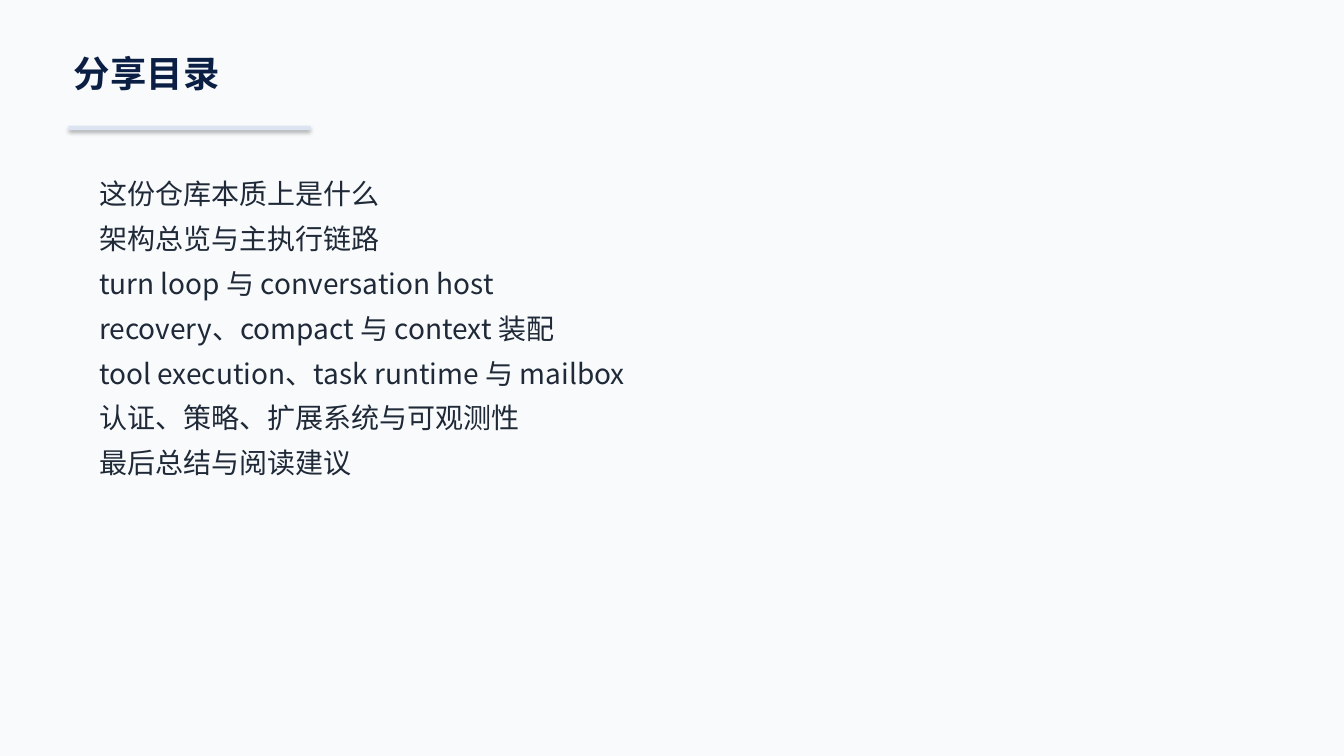
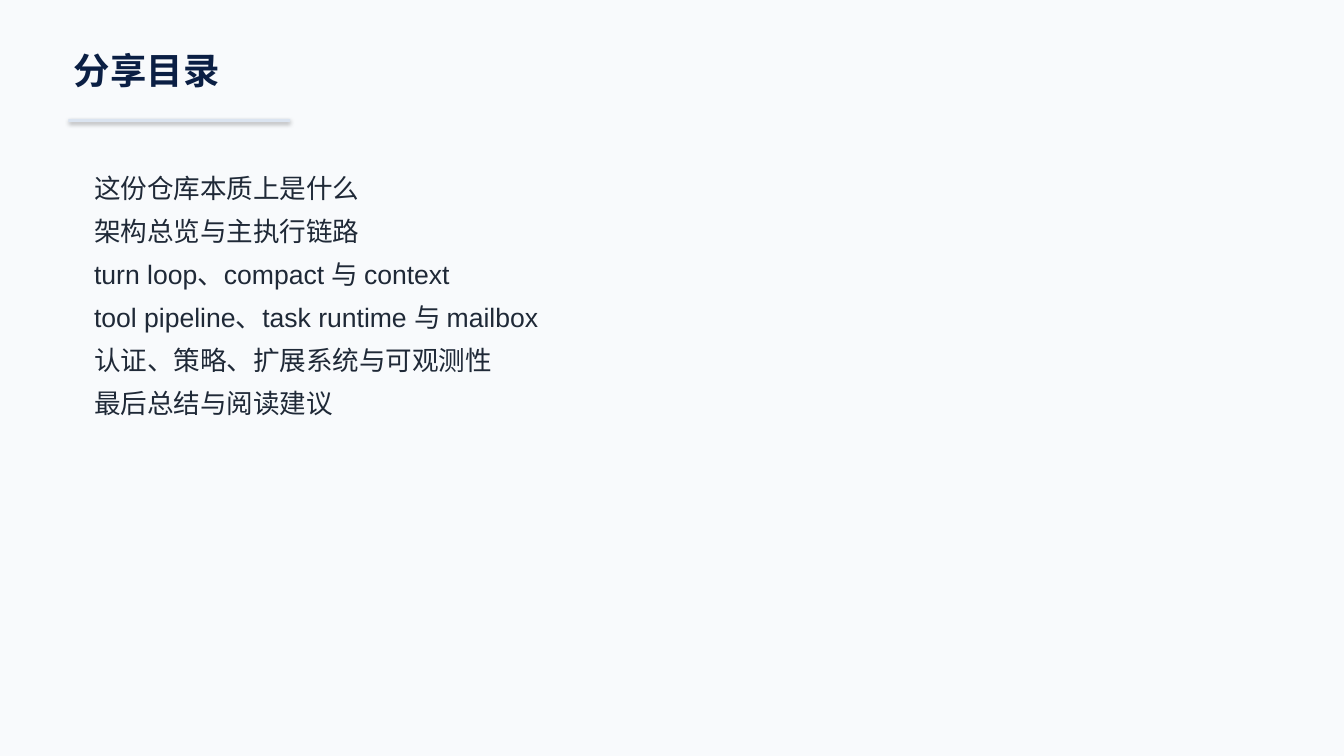
Before and after one commit to boboliu-1010/ccode, a slide deck: slide 2 of docs/zh/00-代码总览与运行时走读-WPS兼容版.pptx. Drawn at 1344x756 pixels with LibreOffice and Linux fonts; fonts in the diff are those of the drawing. Boxes give left, top, right and bottom in pixels: in the first picture for what was removed or moved away, otherwise in the second. Text is boxed around its words. In the diff, an @@ line names an element or a change of style, - is before the commit and + after.

```diff
--- a/docs/zh/00-代码总览与运行时走读-WPS兼容版.pptx
+++ b/docs/zh/00-代码总览与运行时走读-WPS兼容版.pptx
@@ text "分享目录" at [74,53,220,88]: font Noto Sans CJK SC to Arial @@
@@ rectangle: place and size @@
-rectangle at [69,126,311,130]
+rectangle at [69,119,290,122]
@@ text at [94,175,492,415]: size 20 to 19 pt, font Noto Sans CJK SC to Arial in "这份仓库本质上是什么", "架构总览与主执行链路", "认证、策略、扩展系统与可观测性", "最后总结与阅读建议" @@
@@ text at [94,262,538,333]: text changed; size 20 to 19 pt; font Noto Sans CJK SC to Arial @@
-turn loop 与 conversation host
-recovery、compact 与 context 装配
-tool execution、task runtime 与 mailbox
+turn loop、compact 与 context
+tool pipeline、task runtime 与 mailbox
```
Also in this commit, not shown: 10 other slides changed, 5 slides added, 20 slides removed, 1 other file.
